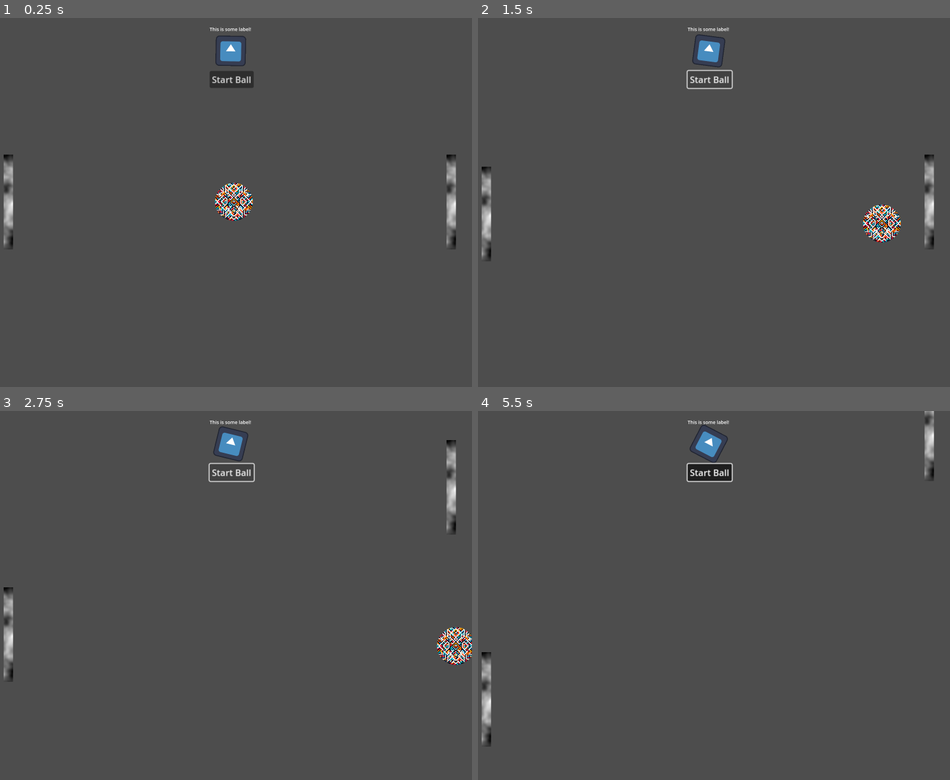
Above: before the commit, frames 1-4 (two rows, left to right).
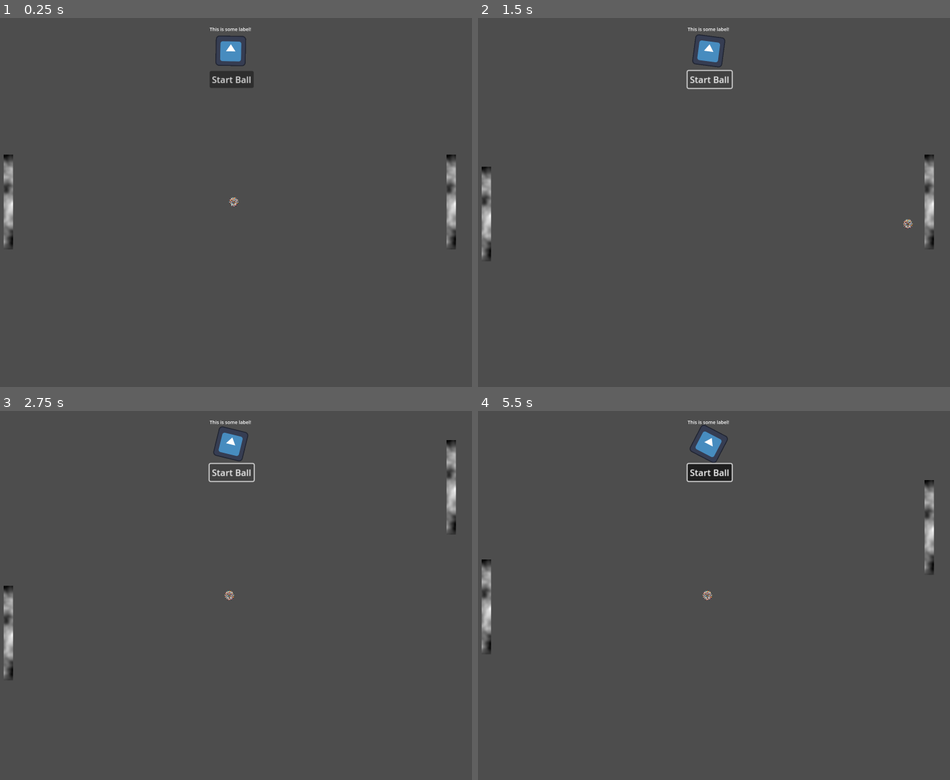
Above: after the commit, the same moments.

Repository: DanTulovsky/godot-game0
Game: Godot game, scene res://root.tscn
The game is run twice, just before and just after one commit, with the same random seed, the same clock (stepped at 60 frames per second) and the same inputs. The engine's default icon, where the game draws it, is replaced by a stand-in: a white triangle on a blue panel in a dark square.
Inputs:
- Up to frame 1 (0.25 s): no input
- Up to frame 2 (1.5 s): click "Start Ball" at 0.5 s; click "Start Ball" at 1.25 s
- Up to frame 3 (2.75 s): tap Enter (ui_accept) at 2 s; hold Up (ui_up) from 2.03 s (still down); hold Enter (ui_accept) from 2.03 s (still down)
- Up to frame 4 (5.5 s): release Up (ui_up) at 2.78 s; release Enter (ui_accept) at 2.78 s; hold Down (ui_down) 2.78-3.53 s; tap Enter (ui_accept) at 2.85, 3.02, 3.32, 4.35, 4.52, 4.82 s; hold Enter (ui_accept) 3.53-4.28 s; hold Up (ui_up) 3.53-5.03 s; hold Down (ui_down) from 5.03 s (still down); hold Enter (ui_accept) from 5.03 s (still down)

The runs differ from the first frame. In frame 1, 0.6% of the frame differs, in the area x 45-54%, y 44-56%; in frame 2, 0.7%; in frame 3, 0.7%; in frame 4, 1.6%, in the area x 0-97%, y 0-91%.

Commit message:
more updates

Diff:
--- a/ball.gd
+++ b/ball.gd
@@ -2,13 +2,24 @@
 
 @export var angular_speed: float = 20
 @export var speed: float = 1000
+@export var speed_increase_rate: float = 10 # Speed increase per second
 @export var paddle_influence: float = 0.3 # Controls how much paddle movement affects the ball's bounce
+
+var current_speed: float
 
 # Called when the node enters the scene tree for the first time.
 func _ready():
 	set_process(false)
 	add_to_group("ball")
+	$VisibleOnScreenNotifier2D.screen_exited.connect(_on_screen_exited)
 
+
+func _on_screen_exited():
+	print("screen exited")
+	position = get_viewport_rect().get_center()
+	velocity = Vector2.ZERO
+	current_speed = speed  # Reset speed to default
+	set_physics_process(false)
 
 # Called every frame. 'delta' is the elapsed time since the previous frame.
 # func _process(delta):
@@ -25,11 +36,15 @@
 
 func start():
 	var direction_skew: float  = 100
-	velocity = Vector2(speed, direction_skew)
+	current_speed = speed  # Initialize current speed to default
+	velocity = Vector2(current_speed, direction_skew)
 	set_process(true)
 	set_physics_process(true)
 
 func _physics_process(delta):
+	# Increase speed over time
+	current_speed += speed_increase_rate * delta
+
 	var collision = move_and_collide(velocity * delta)
 
 	if collision:
@@ -39,8 +54,8 @@
 			# Add some of the paddle's velocity to influence angle
 			velocity = velocity.bounce(collision.get_normal())
 			velocity.y += collider.velocity.y * paddle_influence
-			velocity = velocity.normalized() * speed  # Maintain constant speed
+			velocity = velocity.normalized() * current_speed  # Maintain current speed
 		else:
 			# Normal bounce for walls
 			velocity = velocity.bounce(collision.get_normal())
-			velocity = velocity.normalized() * speed
+			velocity = velocity.normalized() * current_speed
--- a/ball.tscn
+++ b/ball.tscn
@@ -9,9 +9,12 @@
 motion_mode = 1
 wall_min_slide_angle = 0.0
 
+[node name="Ball2" type="Sprite2D" parent="."]
+scale = Vector2(0.1, 0.1)
+texture = ExtResource("1_x8fbi")
+
 [node name="CollisionShape2D" type="CollisionShape2D" parent="."]
 shape = SubResource("CircleShape2D_cbx31")
 
-[node name="Ball2" type="Sprite2D" parent="CollisionShape2D"]
-scale = Vector2(0.1, 0.1)
-texture = ExtResource("1_x8fbi")
+[node name="VisibleOnScreenNotifier2D" type="VisibleOnScreenNotifier2D" parent="."]
+rect = Rect2(-20, -20, 40, 40)
--- a/root.tscn
+++ b/root.tscn
@@ -8,6 +8,7 @@
 [ext_resource type="PackedScene" uid="uid://b73523ncwdktd" path="res://ball.tscn" id="5_jnlp7"]
 [ext_resource type="Script" uid="uid://1qf06guvih8f" path="res://ball.gd" id="6_l8v81"]
 [ext_resource type="Script" uid="uid://de5elqbw1wcn3" path="res://start_button.gd" id="7_vyht1"]
+[ext_resource type="PackedScene" uid="uid://cdux3qd5cklf6" path="res://wall.tscn" id="9_huihk"]
 
 [sub_resource type="LabelSettings" id="LabelSettings_0e48y"]
 font_size = 20
@@ -42,7 +43,6 @@
 
 [node name="Ball" parent="." instance=ExtResource("5_jnlp7")]
 position = Vector2(1043, 778)
-scale = Vector2(4, 4)
 script = ExtResource("6_l8v81")
 
 [node name="StartButton" type="Button" parent="."]
@@ -58,4 +58,9 @@
 [node name="Timer" type="Timer" parent="StartButton"]
 autostart = true
 
+[node name="BottomWall" parent="." instance=ExtResource("9_huihk")]
+position = Vector2(0, 1560)
+
+[node name="TopWall" parent="." instance=ExtResource("9_huihk")]
+
 [connection signal="pressed" from="StartButton" to="Ball" method="_on_start_button_pressed"]
--- /dev/null
+++ b/wall.tscn
@@ -0,0 +1,9 @@
+[gd_scene load_steps=2 format=3 uid="uid://cdux3qd5cklf6"]
+
+[sub_resource type="SegmentShape2D" id="SegmentShape2D_oh6kn"]
+b = Vector2(2048, 0)
+
+[node name="StaticBody2D" type="StaticBody2D"]
+
+[node name="CollisionShape2D" type="CollisionShape2D" parent="."]
+shape = SubResource("SegmentShape2D_oh6kn")
Not shown: 1 places in root.tscn that only renumber resources
Not shown, changed: duggestions/nodes.md
